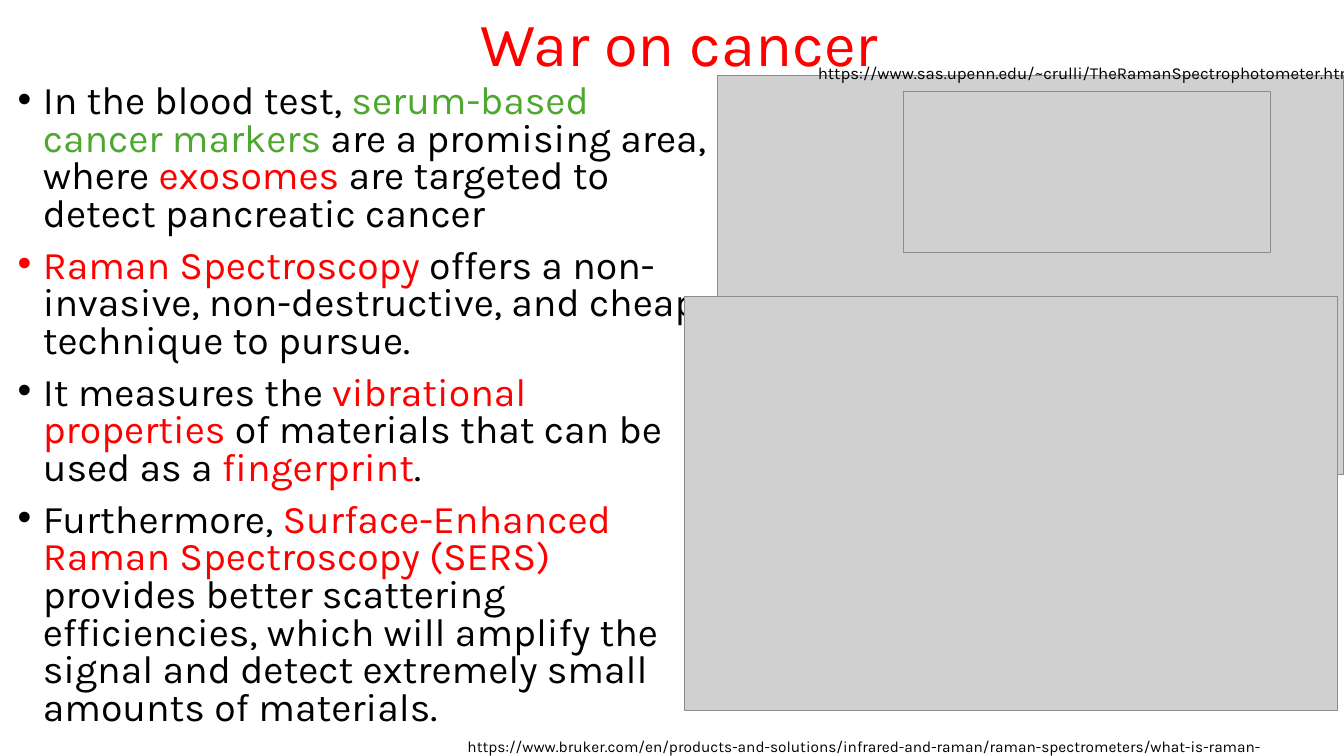
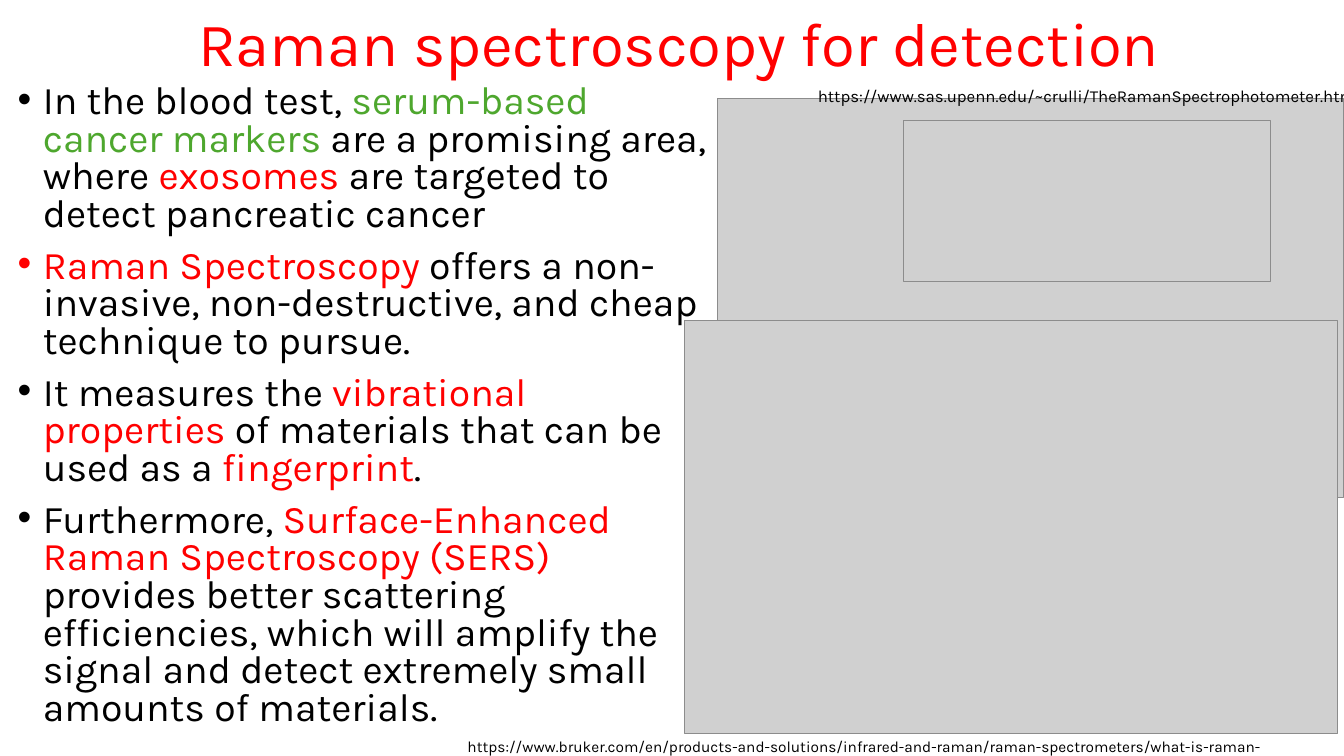
Before and after one commit to kpark11/Springboard, a slide deck: slide 5 of Capstone-Project/SERS_Raman_Pancreatic_Cancer/Detection of pancreatic cancer through Raman Spectroscopy and.pptx. Drawn at 1344x756 pixels with LibreOffice and Linux fonts; fonts in the diff are those of the drawing; grey boxes stand for pictures. Boxes give left, top, right and bottom in pixels: in the first picture for what was removed or moved away, otherwise in the second. Text is boxed around its words. In the diff, an @@ line names an element or a change of style, - is before the commit and + after.

```diff
--- a/Capstone-Project/SERS_Raman_Pancreatic_Cancer/Detection of pancreatic cancer through Raman Spectroscopy and.pptx
+++ b/Capstone-Project/SERS_Raman_Pancreatic_Cancer/Detection of pancreatic cancer through Raman Spectroscopy and.pptx
@@ title at [198, 23, 1159, 81]: text changed @@
-War on cancer
+Raman spectroscopy for detection
@@ 2 pictures, 1 text: place and size @@
-2 pictures, 1 text at [685, 64, 1344, 711]
+2 pictures, 1 text at [685, 88, 1344, 734]
@@ picture: place and size @@
-picture at [904, 92, 1271, 252]
+picture at [904, 121, 1271, 281]
```
Also in this commit, not shown: 4 other slides changed, 20 slides added, 2 other files.
